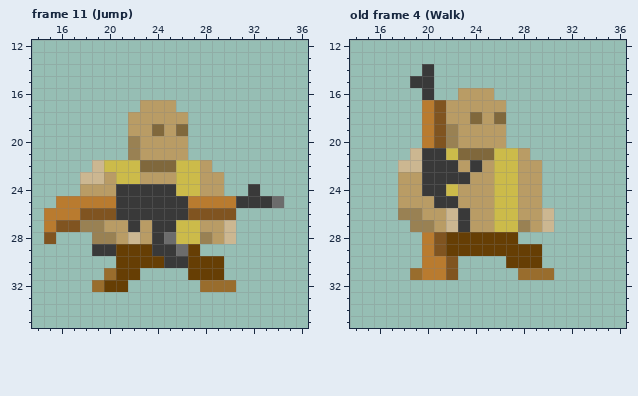
Pixel-art file, stored at HumanShooter1.aseprite. The first picture shows the starting point.
48x48 pixels, 15 frames. Shown: frame 11 (Jump): x 14..36, y 12..35; old frame 4 (Walk): x 14..36, y 12..35. The commit also changed other frames, which this record leaves out.
After:
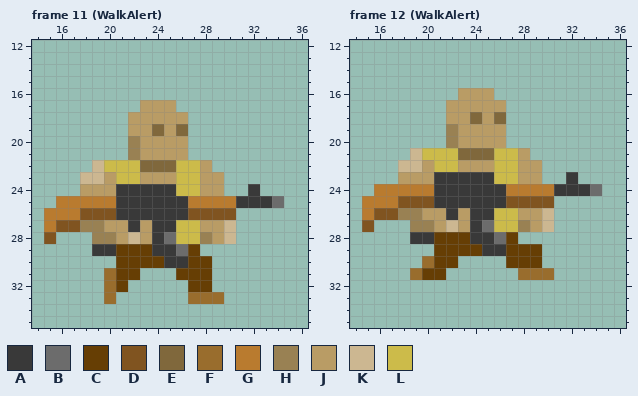
Palette (. is transparent): A #393939  B #6c6c6c  C #663e04  D #805420  E #80683c  F #996d2d  G #b97b2f  H #998153  J #b99c65  K #ccb791  L #ccbb4a
A new or re-ordered frame is compared with the old frame closest to it.
Changes in this commit:
frames 15 -> 23
Changed rows in their new state; - is an unchanged pixel.
Frame 11 (WalkAlert), layer "gob":
first column x 19:
30 ----------.-
31 -------C--.-
32 .F------CC..
33 -F------FFF-
Frame 12 (WalkAlert) is new; against old frame 4 (Walk), layer "weapon":
first column x 15:
14 -----.--------------
15 ----..--------------
16 -----.--------------
17 -----..-------------
18 -----..-------------
19 -----..-------------
20 -----..-------------
21 -----LL-------------
22 -----JLL-J----------
23 -----J---AA------A--
24 -GGGGG-AAAAAGGGGAAAB
25 GGGDDD--AAAADDDD----
26 GDD----AJAA---------
27 D-------JAB---------
28 ----AAC--AAB--------
29 -----.C---AA--------
30 -----FCC------------
31 -----CC.------------
